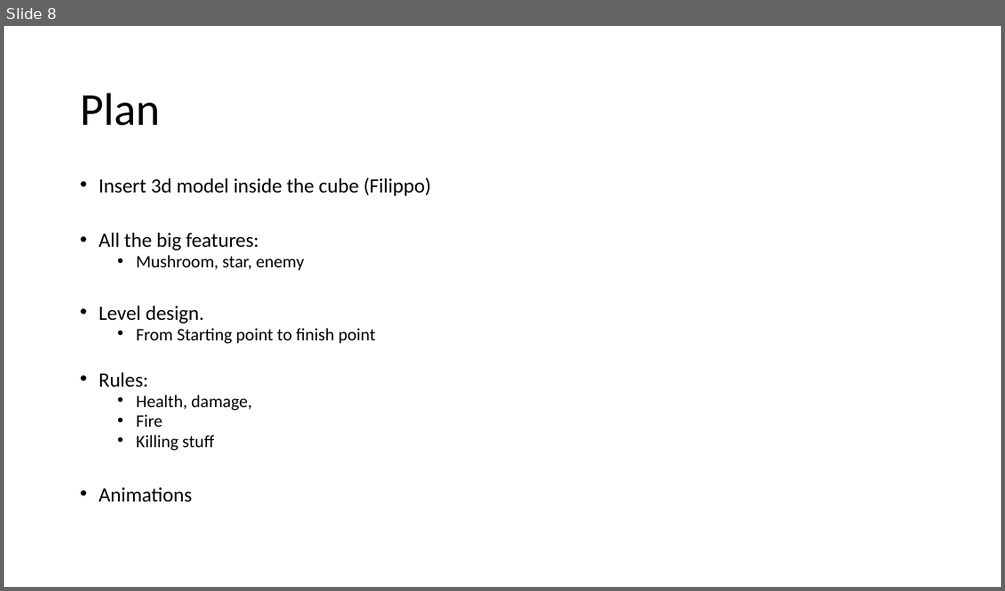
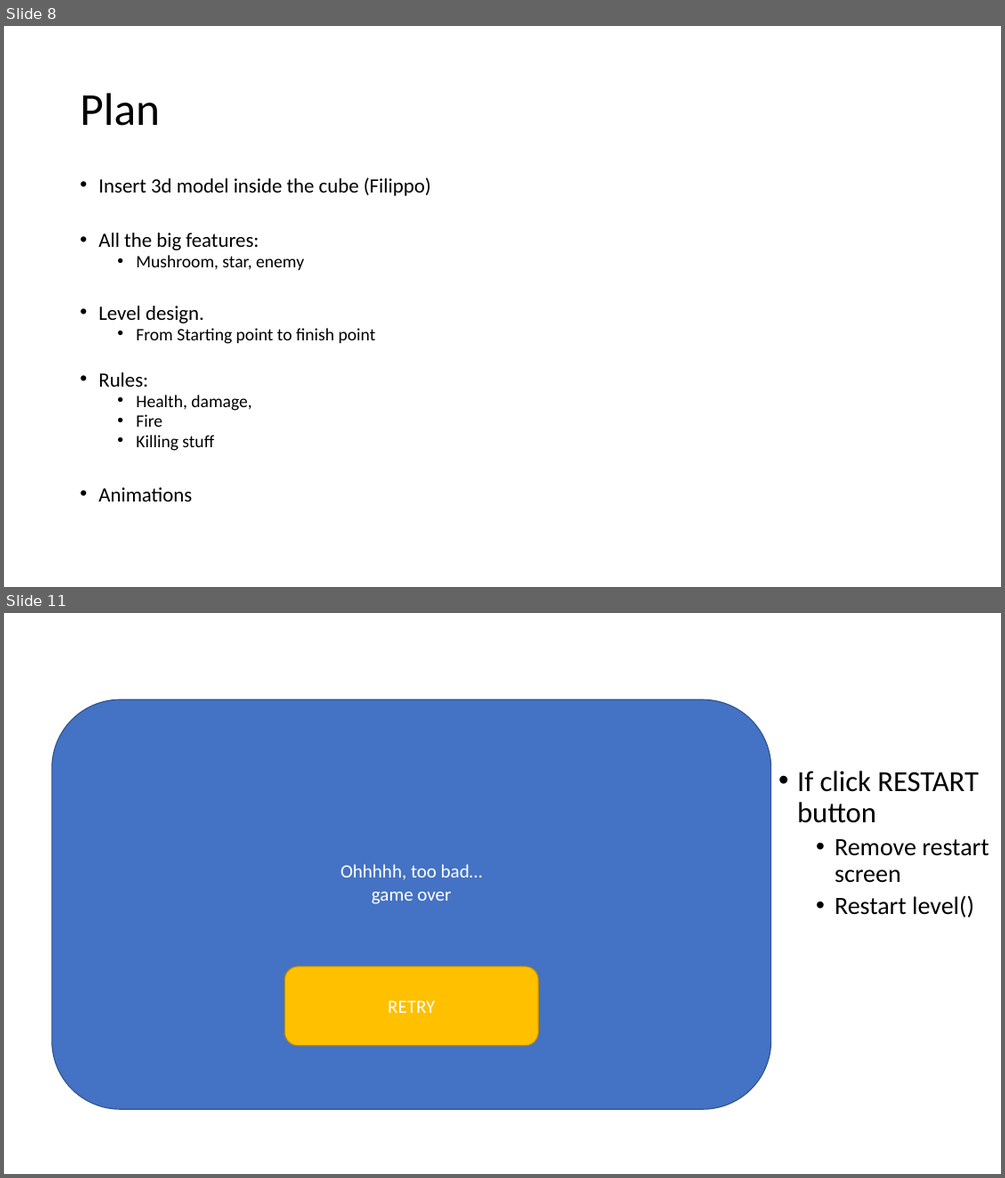
Before and after one commit to shacharoz/LearningUnity-Mario, a slide deck: Design/Mario Rules.pptx. Shown one above the other, each under a label of ours: slide 8 before the commit, slides 8 and 11 after it; the slides between them are not shown. The pictures are 1005x591 and 1005x1178 pixels, drawn with LibreOffice and Linux fonts; fonts in the diff are those of the drawing. Boxes give left, top, right and bottom in pixels: in the first picture for what was removed or moved away, otherwise in the second. Text is boxed around its words. In the diff, an @@ line names an element or a change of style, - is before the commit and + after.

```diff
--- a/Design/Mario Rules.pptx
+++ b/Design/Mario Rules.pptx
@@ slide 11 added at [4, 613, 1001, 1174], background #FFFFFF @@
@@ rounded rectangle added at [52, 699, 771, 1109], fill #4472C4, outline #325491 1 pt, 18 pt, text #FFFFFF @@
+Ohhhhh, too bad…
+game over
@@ text added at [797, 771, 988, 917], 24 pt, text #000000 @@
+• If click RESTART button
+  • Remove restart screen
+  • Restart level()
@@ rounded rectangle added at [284, 966, 538, 1046], fill #FFC000, outline #BD8E00 1 pt, 18 pt, text #FFFFFF @@
+RETRY
```
Also in this commit, not shown: 6 other slides added, 16 other files.
